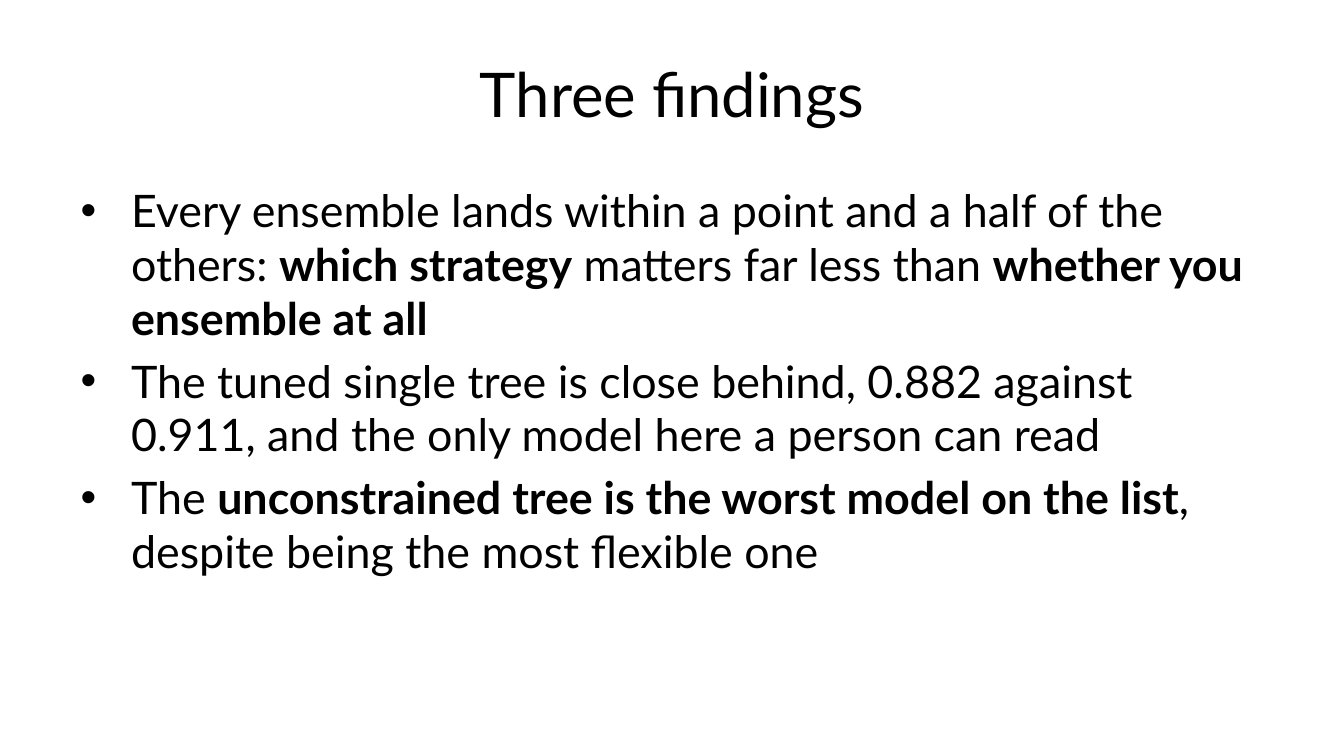
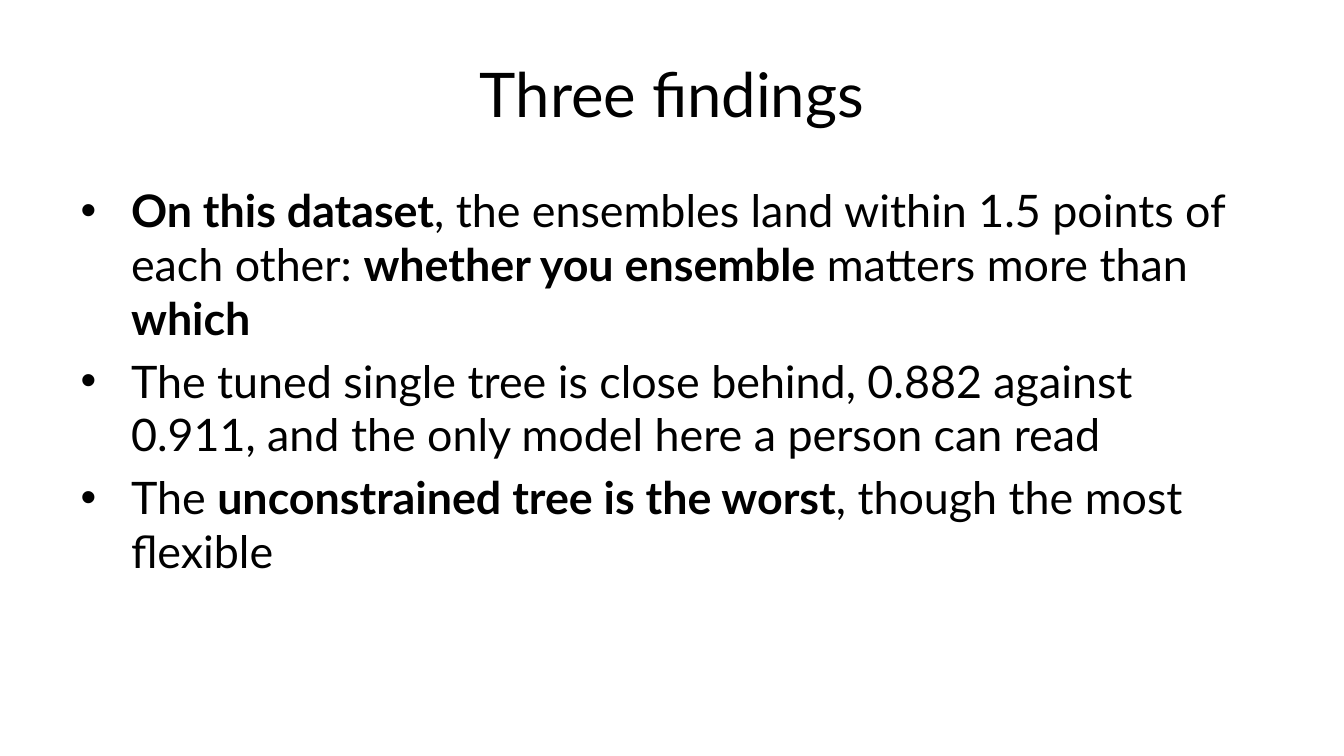
Before and after one commit to fabioantonini/technologies-for-artificial-intelligence, a slide deck: slide 52 of Lessons/07_trees_and_ensembles/Slides/trees_and_ensembles_slides.pptx (slide 51 before the commit). Drawn at 1344x756 pixels with LibreOffice and Linux fonts; fonts in the diff are those of the drawing; background and template pictures are left out. Boxes give left, top, right and bottom in pixels: in the first picture for what was removed or moved away, otherwise in the second. Text is boxed around its words. In the diff, an @@ line names an element or a change of style, - is before the commit and + after.

```diff
--- a/Lessons/07_trees_and_ensembles/Slides/trees_and_ensembles_slides.pptx
+++ b/Lessons/07_trees_and_ensembles/Slides/trees_and_ensembles_slides.pptx
@@ text at [131,193,1226,336]: text changed @@
-• Every ensemble lands within a point and a half of the others: which strategy matters far less than whether you ensemble at all
+• On this dataset, the ensembles land within 1.5 points of each other: whether you ensemble matters more than which
@@ text at [131,480,1183,569]: text changed @@
-• The unconstrained tree is the worst model on the list, despite being the most flexible one
+• The unconstrained tree is the worst, though the most flexible
```
Also in this commit, not shown: 11 other slides changed, 2 slides added, 1 slide removed, 17 other files.
